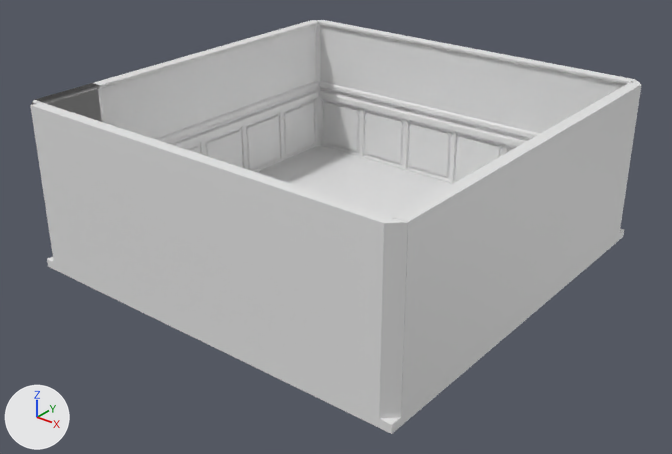
What one commit did to the Blender file models/wall/wall.blend.
One viewpoint serves both versions: a 50 mm camera at (31.5, -40.9, 25.1) aimed at (0.2, -1.6, 0.8). Arrows for +X, +Y and +Z are at lower left; the lights stay in place. The older version comes first.
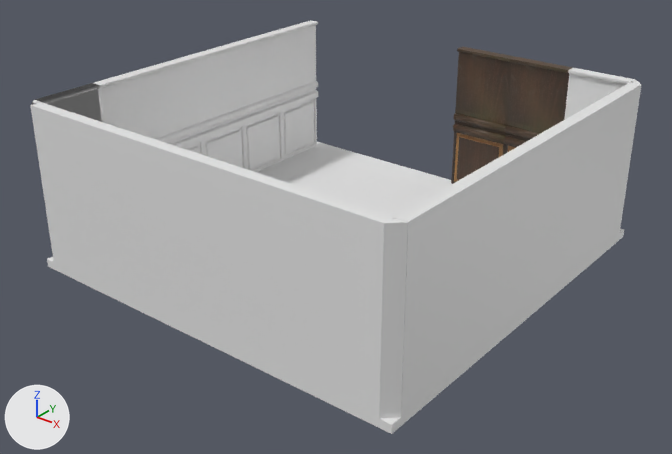
Pixel boxes [x1, y1, x2, y2] of what changed, in the pictures (672 x 454 px):
'Cube.013', recoloured, moved: before [361, 28, 412, 170]; after [451, 47, 515, 184]
'Cube.014', deleted: before [405, 37, 463, 183]
'Cube.015', deleted: before [451, 47, 515, 184]
'Cube.019', deleted: before [311, 20, 367, 157]
'Cube.018', surface changed (white to brown): [504, 57, 573, 154] in both
part 1 of me_cube_013, recoloured: before [361, 28, 412, 170]; after [452, 47, 515, 184]
part 2 of me_cube_013, recoloured: before [362, 108, 365, 156]; after [451, 131, 457, 183]
part 3 of me_cube_013, recoloured: before [364, 110, 405, 167]; after [454, 133, 503, 182]

The change, as a diff of the scene's bpy script:
```diff
--- a/models/wall/wall.blend.py
+++ b/models/wall/wall.blend.py
@@ img_darkwood1_jpg_001 @@
+img_darkwood1_jpg_001 = load_image('darkwood1.jpg.001', 'dark wood textures/darkwood1.jpg', 2848, 4288, 'sRGB')
@@ img_wood1_jpg_001 @@
+img_wood1_jpg_001 = load_image('wood1.jpg.001', 'dark wood textures/wood1.jpg', 512, 512, 'sRGB')
@@ img_darkwood1_jpg @@
+img_darkwood1_jpg = load_image('darkwood1.jpg', 'dark wood textures/darkwood1.jpg', 2848, 4288, 'sRGB')
@@ mat_material_018 @@
 mat_material_018 = principled_material('Material.018')
-mat_material_018.base_color = (0.8, 0.8, 0.8)  # white #e7e7e7
+mat_material_018.texture = img_darkwood1_jpg
@@ mat_material_030 @@
+mat_material_030 = principled_material('Material.030')
+mat_material_030.texture = img_darkwood1_jpg_001
@@ mat_material_031 @@
+mat_material_031 = principled_material('Material.031')
+mat_material_031.texture = img_wood1_jpg_001
@@ me_cube_013 @@
 me_cube_013.from_pydata(...)  # 90 vertices, 79 faces; spans x -1.0..-0.29, y -2.0..2.01, z -1.0..8.78
 # used by ob_cube_013; location = (-6.27, 11.49, 0.0); rotation_euler = (0.0, 0.0, 4.712), in degrees (0, 0, 270)
+# me_cube_013 part 1: 56 of the faces centred in x -1.0..-0.29, y 0.0..2.01, z -1.0..8.78 switch from mat_material_013 (white #e7e7e7) to mat_material_030 (picture img_darkwood1_jpg_001)
+# me_cube_013 part 2: 15 of the faces centred in x -0.76..-0.39, y -2.0..-1.84, z 1.0..8.66 switch from mat_material_013 (white #e7e7e7) to mat_material_030 (picture img_darkwood1_jpg_001)
+# me_cube_013 part 3: all 8 faces centred in x -0.61..-0.56, y -1.75..1.76, z -0.75..2.76 switch from mat_material_013 (white #e7e7e7) to mat_material_031 (picture img_wood1_jpg_001)
@@ ob_cube_013 @@
 ob_cube_013 = bpy.data.objects.new('Cube.013', me_cube_013)
-ob_cube_013.location = (-6.27, 11.49, 0.0)
+ob_cube_013.location = (1.74, 11.49, 0.0)
 ob_cube_013.rotation_euler = (0.0, 0.0, 4.712)  # degrees (0, 0, 270)
@@ ob_cube_014 @@
-ob_cube_014 = bpy.data.objects.new('Cube.014', me_cube_014)
-ob_cube_014.location = (-2.27, 11.49, 0.0)
-ob_cube_014.rotation_euler = (0.0, 0.0, 4.712)  # degrees (0, 0, 270)
@@ ob_cube_015 @@
-ob_cube_015 = bpy.data.objects.new('Cube.015', me_cube_015)
-ob_cube_015.location = (1.74, 11.49, 0.0)
-ob_cube_015.rotation_euler = (0.0, 0.0, 4.712)  # degrees (0, 0, 270)
@@ ob_cube_019 @@
-ob_cube_019 = bpy.data.objects.new('Cube.019', me_cube_019)
-ob_cube_019.location = (-10.28, 11.49, 0.0)
-ob_cube_019.rotation_euler = (0.0, 0.0, -1.571)  # degrees (0, 0, -90)
```
